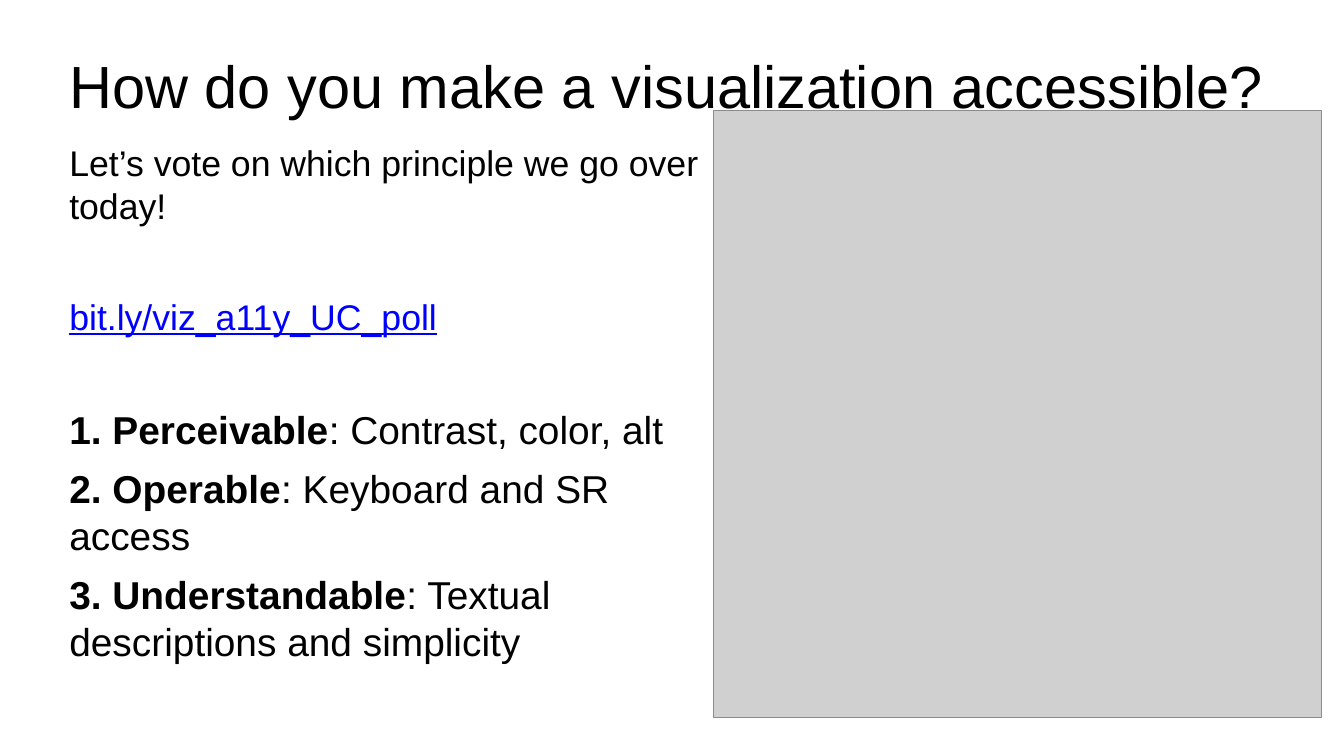
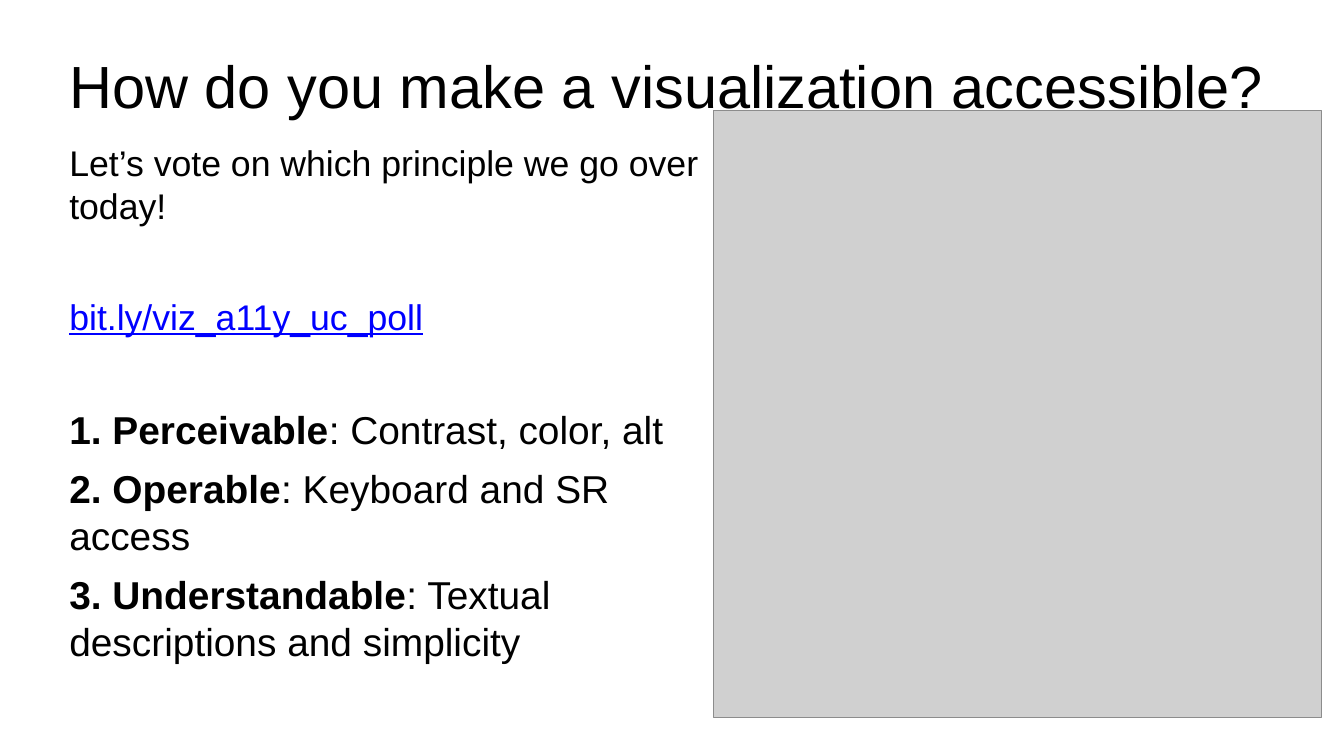
Before and after one commit to frankelavsky/academic_homepage, a slide deck: slide 23 of talks/2022-UC-data_visualization_and_accessibility.pptx (slide 22 before the commit). Drawn at 1344x756 pixels with LibreOffice and Linux fonts; fonts in the diff are those of the drawing; grey boxes stand for pictures. Boxes give left, top, right and bottom in pixels: in the first picture for what was removed or moved away, otherwise in the second. Text is boxed around its words. In the diff, an @@ line names an element or a change of style, - is before the commit and + after.

```diff
--- a/talks/2022-UC-data_visualization_and_accessibility.pptx
+++ b/talks/2022-UC-data_visualization_and_accessibility.pptx
@@ text at [69, 304, 423, 337]: text changed @@
-bit.ly/viz_a11y_UC_poll
+bit.ly/viz_a11y_uc_poll
```
Also in this commit, not shown: 1 slide added.
